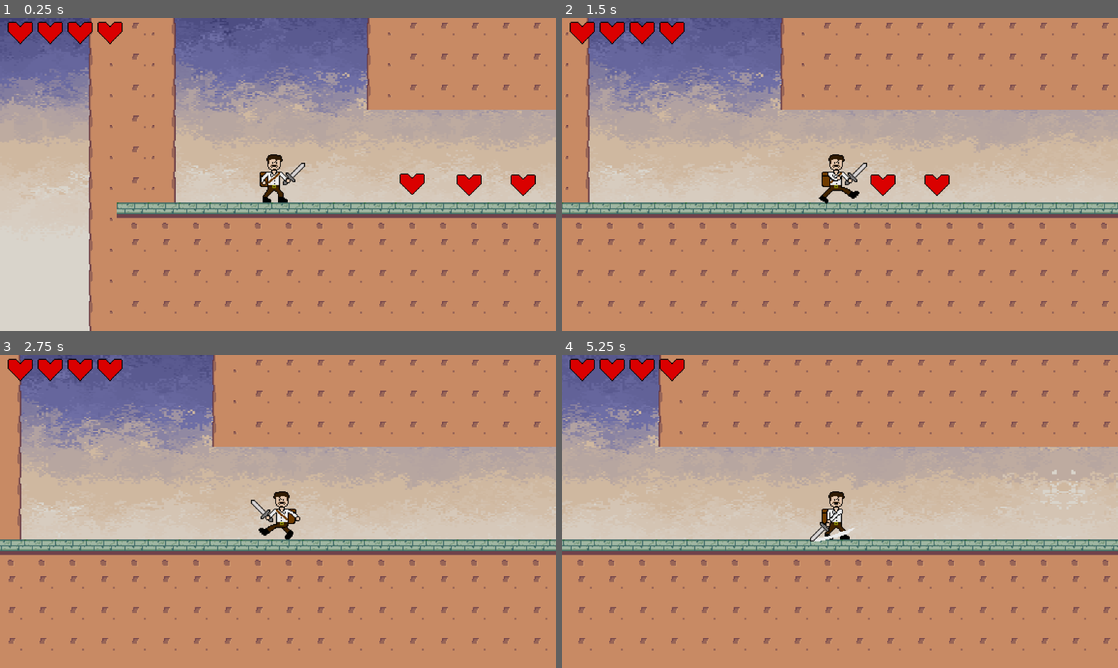
Above: before the commit, frames 1-4 (two rows, left to right).
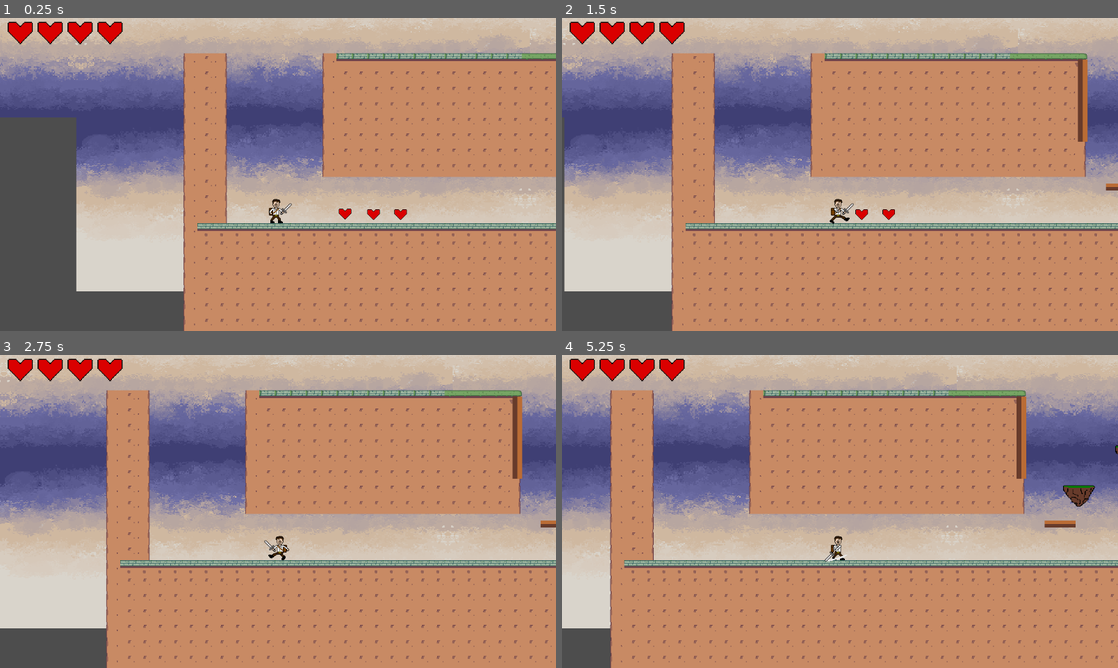
Above: after the commit, the same moments.

Repository: bscott519/ColossalCrisisGame
Game: Godot game, scene res://Scenes/level_7.tscn
Two runs of this game, one before a commit and one after it. Both use one fixed random seed, a clock stepped at 60 frames per second and the inputs below. This scene is started directly instead of the project's main scene. The engine's default icon, where the game draws it, is replaced by a stand-in: a white triangle on a blue panel in a dark square. Sound files missing from this copy of the repository are replaced by a short silence.
Inputs (mouse positions are in pixels of both pictures, inside the frame that each line leads up to):
- Up to frame 1 (0.25 s): no input
- Up to frame 2 (1.5 s): tap Enter (enter) at 0.5, 1.35 s; move the mouse to (962, 158) at 0.52 s; hold D (right) from 0.53 s (still down); click (962, 158) at 0.6 s; tap Space (jump) at 0.77 s; move the mouse to (728, 190) at 1.27 s
- Up to frame 3 (2.75 s): tap Space (jump) at 1.52 s; move the mouse to (333, 442) at 2.02 s; release D (right) at 2.03 s; hold A (left) from 2.03 s (still down); click (333, 442) at 2.1 s
- Up to frame 4 (5.25 s): move the mouse to (812, 574) at 2.77 s; release A (left) at 2.78 s; hold D (right) 2.78-4.28 s; tap Enter (enter) at 2.85, 4.35 s; tap Space (jump) at 3.02, 3.77, 4.52 s; move the mouse to (1006, 558) at 3.52 s; click (1006, 558) at 3.6 s; move the mouse to (673, 464) at 4.27 s; hold A (left) 4.28-5.03 s; move the mouse to (867, 511) at 5.02 s; hold D (right) from 5.03 s (still down); click (867, 511) at 5.1 s

The runs differ from the first frame. In frame 1, 72% of the frame differs, in the area x 0-100%, y 0-100%; in frame 2, 66%; in frame 3, 66%; in frame 4, 63%.

Commit message:
building master giant level

Diff:
--- a/Scenes/level_7.tscn
+++ b/Scenes/level_7.tscn
@@ -12,6 +12,7 @@
 [ext_resource type="PackedScene" uid="uid://pd0mic8diwl7" path="res://Scenes/flagpole.tscn" id="12_1r13y"]
 [ext_resource type="PackedScene" uid="uid://c7iym8qvw4i4e" path="res://Scenes/killzone.tscn" id="13_hb764"]
 [ext_resource type="AudioStream" uid="uid://b8dvr4re3ybsg" path="res://Sounds/Minifantasy_Dungeon_Music/Music/Goblins_Dance_(Battle).wav" id="14_td06s"]
+[ext_resource type="PackedScene" uid="uid://cwb6f3qlo4mpl" path="res://Scenes/master_giant.tscn" id="16_irpto"]
 [ext_resource type="PackedScene" uid="uid://buy507nxy6xwt" path="res://Scenes/boss_door.tscn" id="16_y233x"]
 [ext_resource type="Script" uid="uid://3mnpbkwocaoa" path="res://Scripts/boss_door.gd" id="17_vu0bl"]
 [ext_resource type="Script" uid="uid://0x0e0temc7r4" path="res://Scripts/boss_trigger.gd" id="18_t5oqk"]
@@ -182,9 +183,8 @@
 position = Vector2(2247, 67)
 
 [node name="Camera2D" type="Camera2D" parent="player"]
-zoom = Vector2(2, 2)
 limit_left = -29
-limit_top = -200
+limit_top = -400
 limit_right = 5550
 limit_bottom = 320
 
@@ -324,5 +324,9 @@
 position = Vector2(2993, 59)
 shape = SubResource("RectangleShape2D_om74q")
 
+[node name="MasterGiant" parent="." instance=ExtResource("16_irpto")]
+position = Vector2(3413, -196)
+scale = Vector2(3.5, 3.5)
+
 [connection signal="finished" from="LevelTheme" to="." method="_on_level_theme_finished"]
 [connection signal="playerEntered" from="BossTrigger" to="BossDoor" method="_on_boss_trigger_player_entered"]
--- a/Scenes/master_giant.tscn
+++ b/Scenes/master_giant.tscn
@@ -1,27 +1,291 @@
-[gd_scene load_steps=4 format=3 uid="uid://cwb6f3qlo4mpl"]
+[gd_scene load_steps=14 format=3 uid="uid://cwb6f3qlo4mpl"]
 
 [ext_resource type="Texture2D" uid="uid://6ddjklopc4e" path="res://GameArt/CCMasterGiantHead.png" id="1_o2p3u"]
 [ext_resource type="Texture2D" uid="uid://c310no3s8h500" path="res://GameArt/CCMasterGiantLeftHand.png" id="2_4mstd"]
 [ext_resource type="Texture2D" uid="uid://bjpmhjqthoxjv" path="res://GameArt/CCMasterGiantRighHand.png" id="3_di18c"]
 
+[sub_resource type="Animation" id="Animation_o2p3u"]
+resource_name = "SETUP"
+tracks/0/type = "value"
+tracks/0/imported = false
+tracks/0/enabled = true
+tracks/0/path = NodePath("Sprites/CcMasterGiantHead:position")
+tracks/0/interp = 1
+tracks/0/loop_wrap = true
+tracks/0/keys = {
+"times": PackedFloat32Array(0),
+"transitions": PackedFloat32Array(1),
+"update": 0,
+"values": [Vector2(0, 5)]
+}
+tracks/1/type = "value"
+tracks/1/imported = false
+tracks/1/enabled = true
+tracks/1/path = NodePath("Sprites/CcMasterGiantHead:rotation")
+tracks/1/interp = 1
+tracks/1/loop_wrap = true
+tracks/1/keys = {
+"times": PackedFloat32Array(0),
+"transitions": PackedFloat32Array(1),
+"update": 0,
+"values": [0.0]
+}
+tracks/2/type = "value"
+tracks/2/imported = false
+tracks/2/enabled = true
+tracks/2/path = NodePath("Sprites/CcMasterGiantLeftHand:position")
+tracks/2/interp = 1
+tracks/2/loop_wrap = true
+tracks/2/keys = {
+"times": PackedFloat32Array(0),
+"transitions": PackedFloat32Array(1),
+"update": 0,
+"values": [Vector2(50.6, 41.6)]
+}
+tracks/3/type = "value"
+tracks/3/imported = false
+tracks/3/enabled = true
+tracks/3/path = NodePath("Sprites/CcMasterGiantLeftHand:rotation")
+tracks/3/interp = 1
+tracks/3/loop_wrap = true
+tracks/3/keys = {
+"times": PackedFloat32Array(0),
+"transitions": PackedFloat32Array(1),
+"update": 0,
+"values": [0.0]
+}
+tracks/4/type = "value"
+tracks/4/imported = false
+tracks/4/enabled = true
+tracks/4/path = NodePath("Sprites/CcMasterGiantRighHand:position")
+tracks/4/interp = 1
+tracks/4/loop_wrap = true
+tracks/4/keys = {
+"times": PackedFloat32Array(0),
+"transitions": PackedFloat32Array(1),
+"update": 0,
+"values": [Vector2(-53.4, 41.6)]
+}
+tracks/5/type = "value"
+tracks/5/imported = false
+tracks/5/enabled = true
+tracks/5/path = NodePath("Sprites/CcMasterGiantRighHand:rotation")
+tracks/5/interp = 1
+tracks/5/loop_wrap = true
+tracks/5/keys = {
+"times": PackedFloat32Array(0),
+"transitions": PackedFloat32Array(1),
+"update": 0,
+"values": [0.0]
+}
+
+[sub_resource type="Animation" id="Animation_4mstd"]
+resource_name = "LeftHandAttack"
+
+[sub_resource type="Animation" id="Animation_di18c"]
+resource_name = "death"
+
+[sub_resource type="Animation" id="Animation_7omvd"]
+resource_name = "Idle"
+length = 2.0
+loop_mode = 1
+tracks/0/type = "value"
+tracks/0/imported = false
+tracks/0/enabled = true
+tracks/0/path = NodePath("Sprites/CcMasterGiantHead:position")
+tracks/0/interp = 1
+tracks/0/loop_wrap = true
+tracks/0/keys = {
+"times": PackedFloat32Array(0, 1, 2),
+"transitions": PackedFloat32Array(1, 1, 1),
+"update": 0,
+"values": [Vector2(0, 5), Vector2(0, 14), Vector2(0, 5)]
+}
+tracks/1/type = "value"
+tracks/1/imported = false
+tracks/1/enabled = true
+tracks/1/path = NodePath("Sprites/CcMasterGiantHead:rotation")
+tracks/1/interp = 1
+tracks/1/loop_wrap = true
+tracks/1/keys = {
+"times": PackedFloat32Array(0, 1, 2),
+"transitions": PackedFloat32Array(1, 1, 1),
+"update": 0,
+"values": [0.0, 0.0, 0.0]
+}
+tracks/2/type = "value"
+tracks/2/imported = false
+tracks/2/enabled = true
+tracks/2/path = NodePath("Sprites/CcMasterGiantLeftHand:position")
+tracks/2/interp = 1
+tracks/2/loop_wrap = true
+tracks/2/keys = {
+"times": PackedFloat32Array(0, 1),
+"transitions": PackedFloat32Array(1, 1),
+"update": 0,
+"values": [Vector2(50.6, 41.6), Vector2(54, 38)]
+}
+tracks/3/type = "value"
+tracks/3/imported = false
+tracks/3/enabled = true
+tracks/3/path = NodePath("Sprites/CcMasterGiantLeftHand:rotation")
+tracks/3/interp = 1
+tracks/3/loop_wrap = true
+tracks/3/keys = {
+"times": PackedFloat32Array(0, 1),
+"transitions": PackedFloat32Array(1, 1),
+"update": 0,
+"values": [0.0, 0.0]
+}
+tracks/4/type = "value"
+tracks/4/imported = false
+tracks/4/enabled = true
+tracks/4/path = NodePath("Sprites/CcMasterGiantRighHand:position")
+tracks/4/interp = 1
+tracks/4/loop_wrap = true
+tracks/4/keys = {
+"times": PackedFloat32Array(0, 1),
+"transitions": PackedFloat32Array(1, 1),
+"update": 0,
+"values": [Vector2(-50.6, 41.6), Vector2(-54, 38)]
+}
+tracks/5/type = "value"
+tracks/5/imported = false
+tracks/5/enabled = true
+tracks/5/path = NodePath("Sprites/CcMasterGiantRighHand:rotation")
+tracks/5/interp = 1
+tracks/5/loop_wrap = true
+tracks/5/keys = {
+"times": PackedFloat32Array(0, 1),
+"transitions": PackedFloat32Array(1, 1),
+"update": 0,
+"values": [0.0, 0.0]
+}
+
+[sub_resource type="Animation" id="Animation_lp5c8"]
+resource_name = "RightHandAttack"
+
+[sub_resource type="Animation" id="Animation_2htnq"]
+resource_name = "RightHandBlast"
+
+[sub_resource type="Animation" id="Animation_gv2vs"]
+resource_name = "LeftHandBlast"
+
+[sub_resource type="Animation" id="Animation_xa0uu"]
+length = 0.001
+tracks/0/type = "value"
+tracks/0/imported = false
+tracks/0/enabled = true
+tracks/0/path = NodePath("Sprites/CcMasterGiantHead:position")
+tracks/0/interp = 1
+tracks/0/loop_wrap = true
+tracks/0/keys = {
+"times": PackedFloat32Array(0),
+"transitions": PackedFloat32Array(1),
+"update": 0,
+"values": [Vector2(0, 5)]
+}
+tracks/1/type = "value"
+tracks/1/imported = false
+tracks/1/enabled = true
+tracks/1/path = NodePath("Sprites/CcMasterGiantHead:rotation")
+tracks/1/interp = 1
+tracks/1/loop_wrap = true
+tracks/1/keys = {
+"times": PackedFloat32Array(0),
+"transitions": PackedFloat32Array(1),
+"update": 0,
+"values": [0.0]
+}
+tracks/2/type = "value"
+tracks/2/imported = false
+tracks/2/enabled = true
+tracks/2/path = NodePath("Sprites/CcMasterGiantLeftHand:position")
+tracks/2/interp = 1
+tracks/2/loop_wrap = true
+tracks/2/keys = {
+"times": PackedFloat32Array(0),
+"transitions": PackedFloat32Array(1),
+"update": 0,
+"values": [Vector2(50.6, 41.6)]
+}
+tracks/3/type = "value"
+tracks/3/imported = false
+tracks/3/enabled = true
+tracks/3/path = NodePath("Sprites/CcMasterGiantLeftHand:rotation")
+tracks/3/interp = 1
+tracks/3/loop_wrap = true
+tracks/3/keys = {
+"times": PackedFloat32Array(0),
+"transitions": PackedFloat32Array(1),
+"update": 0,
+"values": [0.0]
+}
+tracks/4/type = "value"
+tracks/4/imported = false
+tracks/4/enabled = true
+tracks/4/path = NodePath("Sprites/CcMasterGiantRighHand:position")
+tracks/4/interp = 1
+tracks/4/loop_wrap = true
+tracks/4/keys = {
+"times": PackedFloat32Array(0),
+"transitions": PackedFloat32Array(1),
+"update": 0,
+"values": [Vector2(-53.4, 41.6)]
+}
+tracks/5/type = "value"
+tracks/5/imported = false
+tracks/5/enabled = true
+tracks/5/path = NodePath("Sprites/CcMasterGiantRighHand:rotation")
+tracks/5/interp = 1
+tracks/5/loop_wrap = true
+tracks/5/keys = {
+"times": PackedFloat32Array(0),
+"transitions": PackedFloat32Array(1),
+"update": 0,
+"values": [0.0]
+}
+
+[sub_resource type="AnimationLibrary" id="AnimationLibrary_di18c"]
+_data = {
+&"Idle": SubResource("Animation_7omvd"),
+&"LeftHandAttack": SubResource("Animation_4mstd"),
+&"LeftHandBlast": SubResource("Animation_gv2vs"),
+&"RESET": SubResource("Animation_xa0uu"),
+&"RightHandAttack": SubResource("Animation_lp5c8"),
+&"RightHandBlast": SubResource("Animation_2htnq"),
+&"SETUP": SubResource("Animation_o2p3u"),
+&"death": SubResource("Animation_di18c")
+}
+
+[sub_resource type="AnimationNodeStateMachine" id="AnimationNodeStateMachine_xa0uu"]
+graph_offset = Vector2(-69.4399, -15.45)
+
 [node name="MasterGiant" type="Node2D"]
 
 [node name="AnimationPlayer" type="AnimationPlayer" parent="."]
+libraries = {
+&"": SubResource("AnimationLibrary_di18c")
+}
+autoplay = "SETUP"
 
 [node name="Sprites" type="Node2D" parent="."]
 
 [node name="CcMasterGiantHead" type="Sprite2D" parent="Sprites"]
+position = Vector2(0, 5)
+scale = Vector2(1.1, 1.1)
 texture = ExtResource("1_o2p3u")
 
 [node name="CcMasterGiantLeftHand" type="Sprite2D" parent="Sprites"]
-position = Vector2(51, 8)
+position = Vector2(50.6, 41.6)
 scale = Vector2(0.8, 0.8)
 texture = ExtResource("2_4mstd")
 
 [node name="CcMasterGiantRighHand" type="Sprite2D" parent="Sprites"]
-position = Vector2(-53, 8)
+position = Vector2(-53.4, 41.6)
 scale = Vector2(0.8, 0.8)
 texture = ExtResource("3_di18c")
 
 [node name="AnimationTree" type="AnimationTree" parent="."]
+tree_root = SubResource("AnimationNodeStateMachine_xa0uu")
 anim_player = NodePath("../AnimationPlayer")
Not shown: 1 places in Scenes/level_7.tscn that only renumber resources
Not shown, changed: .DS_Store
